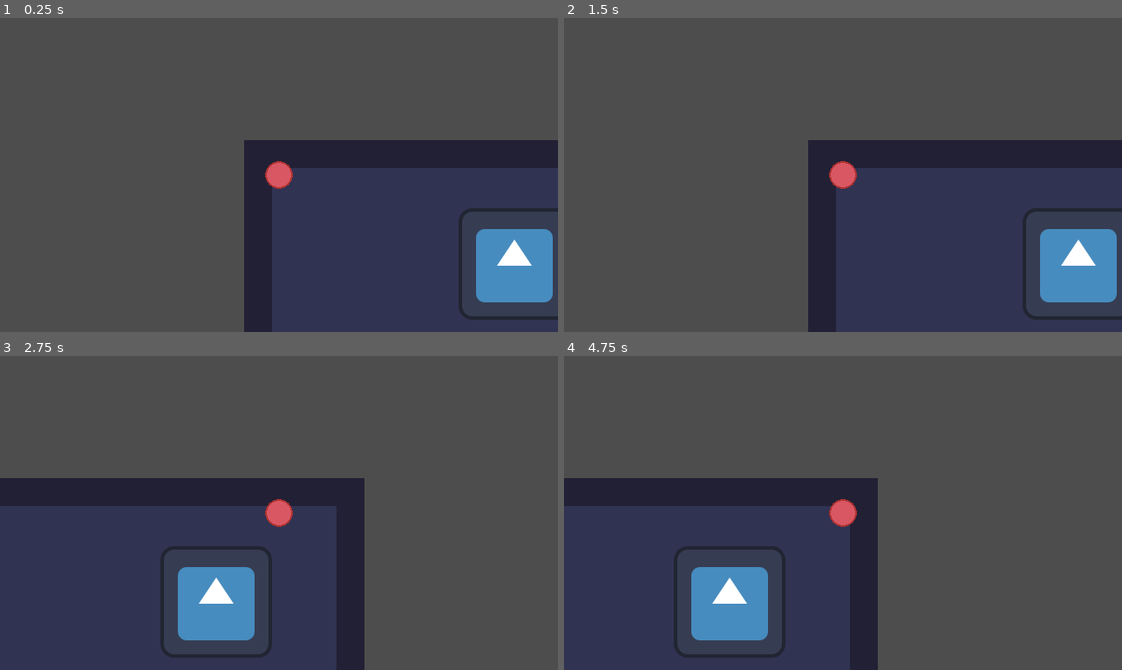
Above: before the commit, frames 1-4 (two rows, left to right).
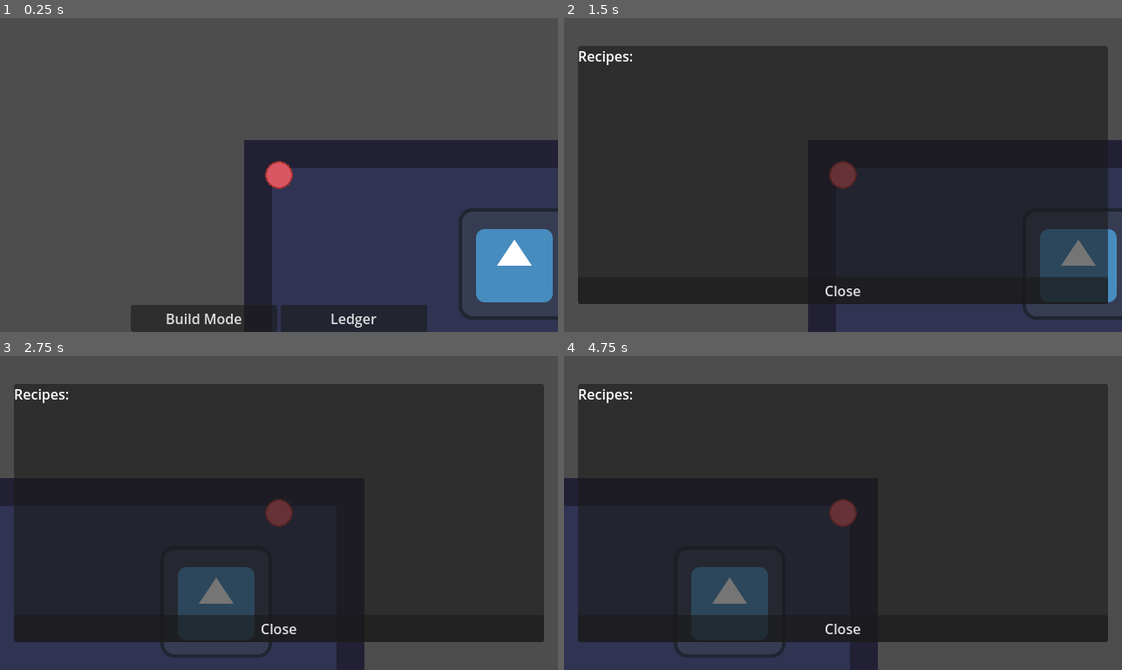
Above: after the commit, the same moments.

Repository: HiccupEnthusiast/popcorn-gamejam
Game: Godot game, scene res://scenes/main.tscn
Same seed, same stepped clock (60 frames per second), same inputs: the game is played once before the commit and once after it. The engine's default icon, where the game draws it, is replaced by a stand-in: a white triangle on a blue panel in a dark square.
Inputs (mouse positions are in pixels of both pictures, inside the frame that each line leads up to):
- Up to frame 1 (0.25 s): no input
- Up to frame 2 (1.5 s): click (770, 319) at 0.5 s, where only the run after the commit has a clickable "Build Mode"; click (915, 319) at 1.25 s, where only the run after the commit has a clickable "Ledger"
- Up to frame 3 (2.75 s): tap Enter (confirm) at 2 s; move the mouse to (401, 497) at 2.02 s; hold D (move_right) from 2.03 s (still down); hold Enter (confirm) from 2.03 s (still down)
- Up to frame 4 (4.75 s): move the mouse to (731, 528) at 2.77 s; release D (move_right) at 2.78 s; release Enter (confirm) at 2.78 s; hold S (move_down) 2.78-3.53 s; tap Mouse wheel up (zoom_in) at 2.85 s; tap Enter (confirm) at 3.5, 4.25, 4.35 s; move the mouse to (898, 443) at 3.52 s; hold D (move_right) 3.53-4.28 s; tap Mouse wheel down (zoom_out) at 3.6 s; move the mouse to (815, 575) at 4.27 s; hold W (move_up) from 4.28 s (still down)

The runs differ from the first frame. In frame 1, 4.0% of the frame differs, in the area x 23-77%, y 91-100%; in frame 2, 71%, in the area x 2-98%, y 8-92%; in frame 3, 70%; in frame 4, 71%.

Commit message:
feat(ledger): Add prototype

Diff:
--- a/world/cafe/cafe.gd
+++ b/world/cafe/cafe.gd
@@ -1 +1,22 @@
 extends Node2D
+
+const LEDGER_SCENE = preload("res://world/cafe/ledger.tscn")
+
+@onready var layer: CanvasLayer = $CanvasLayer
+@onready var button_containers = $CanvasLayer/MarginContainer/HBoxContainer
+@export var build_button: Button
+@export var ledger_button: Button
+
+func _ready() -> void:
+	ledger_button.pressed.connect(_show_ledger)
+
+
+func _show_ledger() -> void:
+	toggle_buttons()
+	var ledger = LEDGER_SCENE.instantiate()
+	add_child(ledger)
+	ledger.close_button.pressed.connect(toggle_buttons)
+	pass
+
+func toggle_buttons() -> void:
+	button_containers.visible = !button_containers.visible
--- a/world/cafe/cafe.tscn
+++ b/world/cafe/cafe.tscn
@@ -20,8 +20,10 @@
 physics_layer_0/collision_layer = 1
 sources/0 = SubResource("TileSetAtlasSource_jdbho")
 
-[node name="Cafe" type="Node2D"]
+[node name="Cafe" type="Node2D" node_paths=PackedStringArray("build_button", "ledger_button")]
 script = ExtResource("1_tmwni")
+build_button = NodePath("CanvasLayer/MarginContainer/HBoxContainer/Build")
+ledger_button = NodePath("CanvasLayer/MarginContainer/HBoxContainer/Ledger")
 
 [node name="TileMapLayer" type="TileMapLayer" parent="."]
 tile_map_data = PackedByteArray("AAD//wUAAAABAAAAAAD//wQAAAABAAAAAAD//wMAAAABAAAAAAD//wIAAAABAAAAAAD//wEAAAABAAAAAAD//w …(2720 unchanged characters)…
@@ -67,3 +69,28 @@
 
 [node name="CollisionShape2D" type="CollisionShape2D" parent="ToggleSceneTile"]
 shape = ExtResource("5_bdbv1")
+
+[node name="CanvasLayer" type="CanvasLayer" parent="."]
+
+[node name="MarginContainer" type="MarginContainer" parent="CanvasLayer"]
+anchors_preset = 12
+anchor_top = 1.0
+anchor_right = 1.0
+anchor_bottom = 1.0
+grow_horizontal = 2
+grow_vertical = 0
+theme_override_constants/margin_left = 150
+theme_override_constants/margin_right = 150
+
+[node name="HBoxContainer" type="HBoxContainer" parent="CanvasLayer/MarginContainer"]
+layout_mode = 2
+
+[node name="Build" type="Button" parent="CanvasLayer/MarginContainer/HBoxContainer"]
+layout_mode = 2
+size_flags_horizontal = 3
+text = "Build Mode"
+
+[node name="Ledger" type="Button" parent="CanvasLayer/MarginContainer/HBoxContainer"]
+layout_mode = 2
+size_flags_horizontal = 3
+text = "Ledger"
--- a/world/cafe/design.gd
+++ b/world/cafe/design.gd
@@ -31,7 +31,6 @@
 @onready var selected_container: VBoxContainer = $MarginContainer/PanelContainer/MarginContainer/VSplitContainer/HSplitContainer/Left/VBoxContainer
 @onready var drink_name: LineEdit = $MarginContainer/PanelContainer/MarginContainer/VSplitContainer/LineEdit
 @onready var done_button: Button = $MarginContainer/PanelContainer/MarginContainer/VSplitContainer/Button
-
 var selected_items: Dictionary[String, InventoryItemButton]
 
 func _ready() -> void:
--- /dev/null
+++ b/world/cafe/ledger.gd
@@ -0,0 +1,9 @@
+extends CanvasLayer
+
+@onready var close_button: Button = $MarginContainer/PanelContainer/VBoxContainer/Button
+@onready var recipes_layer: Label = $MarginContainer/PanelContainer/VBoxContainer/RecipesLabel
+
+func _ready() -> void:
+	close_button.pressed.connect(queue_free)
+	for r in Globals.inventory.recipes_values():
+		recipes_layer.text += "%s\n" % r.repr()
--- /dev/null
+++ b/world/cafe/ledger.tscn
@@ -0,0 +1,37 @@
+[gd_scene load_steps=2 format=3 uid="uid://cvn5godltt4cp"]
+
+[ext_resource type="Script" uid="uid://mh0dbjojcm6" path="res://world/cafe/ledger.gd" id="1_3cvog"]
+
+[node name="Ledger" type="CanvasLayer"]
+script = ExtResource("1_3cvog")
+
+[node name="MarginContainer" type="MarginContainer" parent="."]
+anchors_preset = 15
+anchor_right = 1.0
+anchor_bottom = 1.0
+grow_horizontal = 2
+grow_vertical = 2
+theme_override_constants/margin_left = 16
+theme_override_constants/margin_top = 32
+theme_override_constants/margin_right = 16
+theme_override_constants/margin_bottom = 32
+
+[node name="PanelContainer" type="PanelContainer" parent="MarginContainer"]
+layout_mode = 2
+
+[node name="VBoxContainer" type="VBoxContainer" parent="MarginContainer/PanelContainer"]
+layout_mode = 2
+
+[node name="Label" type="Label" parent="MarginContainer/PanelContainer/VBoxContainer"]
+layout_mode = 2
+text = "Recipes:"
+
+[node name="RecipesLabel" type="Label" parent="MarginContainer/PanelContainer/VBoxContainer"]
+custom_minimum_size = Vector2(1, 1)
+layout_mode = 2
+size_flags_vertical = 6
+autowrap_mode = 3
+
+[node name="Button" type="Button" parent="MarginContainer/PanelContainer/VBoxContainer"]
+layout_mode = 2
+text = "Close"
Not shown, added: world/cafe/ledger.gd.uid
